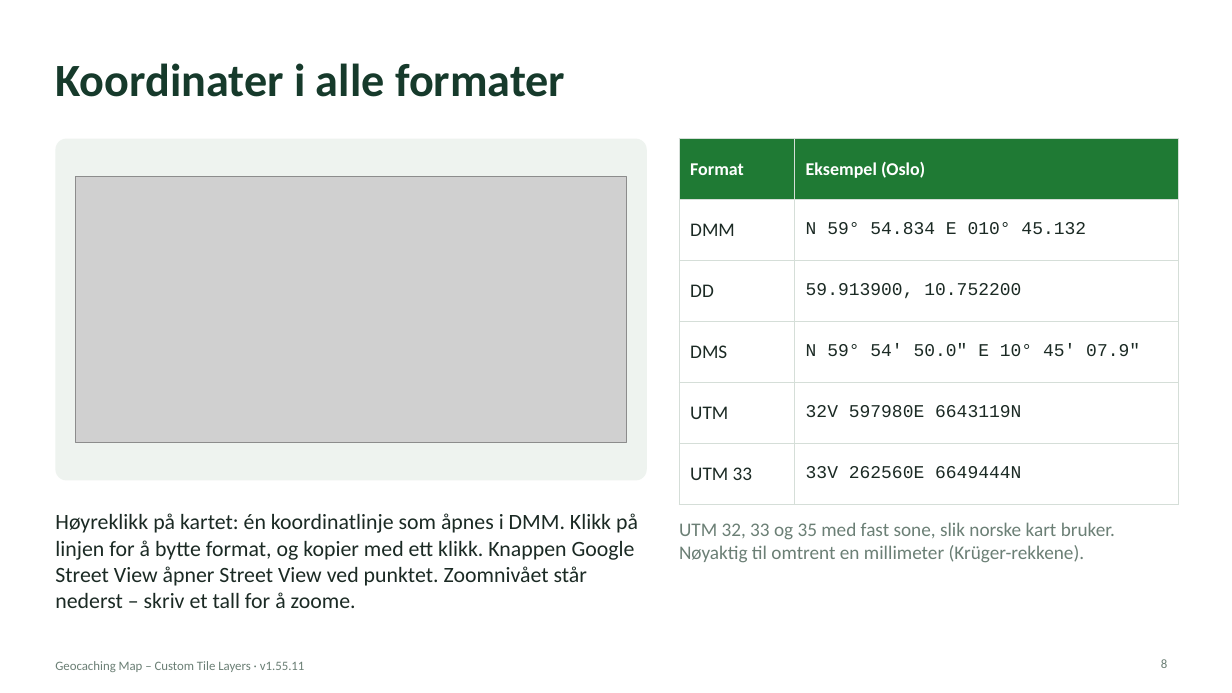
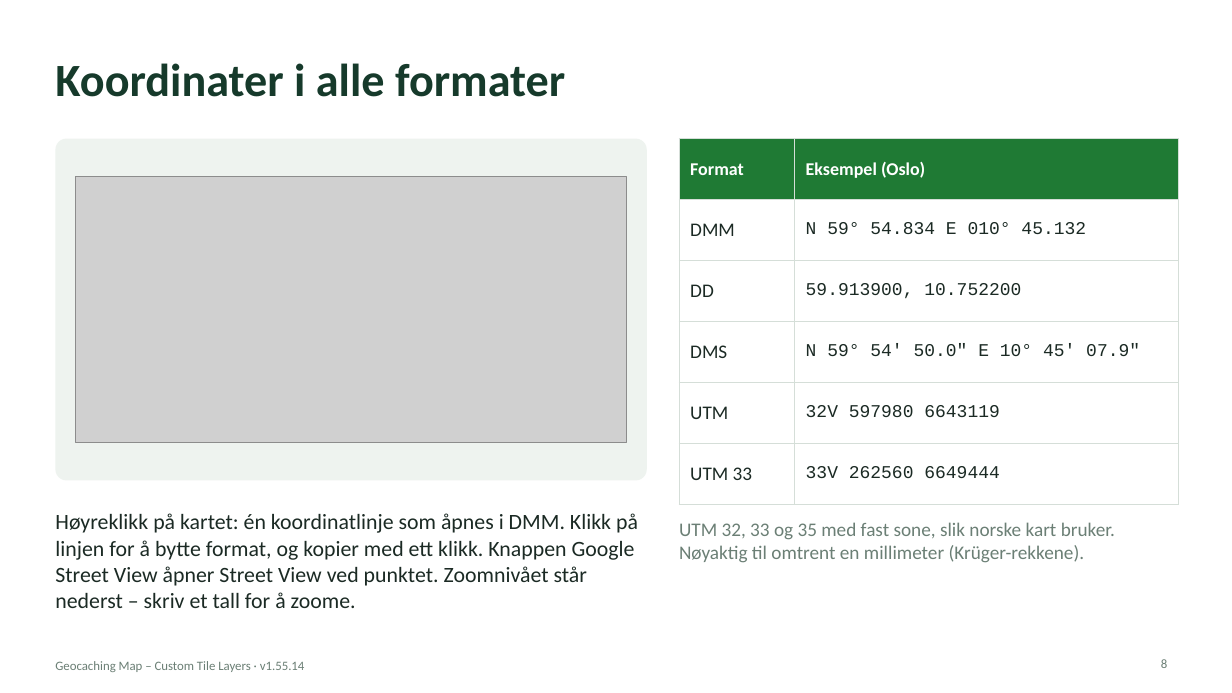
Before and after one commit to knutos/custom-tiles, a slide deck: slide 8 of docs/Geocaching-Map-Custom-Tile-Layers-Presentasjon.pptx. Drawn at 1232x693 pixels with LibreOffice and Linux fonts; fonts in the diff are those of the drawing; grey boxes stand for pictures. Boxes give left, top, right and bottom in pixels: in the first picture for what was removed or moved away, otherwise in the second. Text is boxed around its words. In the diff, an @@ line names an element or a change of style, - is before the commit and + after.

```diff
--- a/docs/Geocaching-Map-Custom-Tile-Layers-Presentasjon.pptx
+++ b/docs/Geocaching-Map-Custom-Tile-Layers-Presentasjon.pptx
@@ table at [679, 139, 1178, 484] @@
-row 5, column 2: 32V 597980E 6643119N
+row 5, column 2: 32V 597980 6643119
-row 6, column 2: 33V 262560E 6649444N
+row 6, column 2: 33V 262560 6649444
@@ text at [55, 661, 305, 672]: text changed @@
-Geocaching Map – Custom Tile Layers · v1.55.11
+Geocaching Map – Custom Tile Layers · v1.55.14
```
Also in this commit, not shown: 16 other slides changed, 7 other files.
